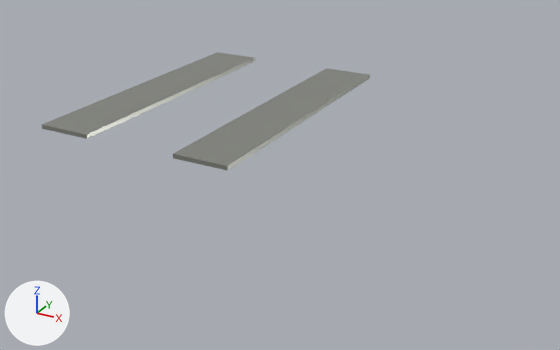
A saved change to the glTF model public/parts/cyl-cover-plate.glb.
Rendered twice from a 50 mm camera at (309.0, -470.0, -25.0) aimed at (58.0, -13.0, -253.0). The lights are fixed; the arrows at lower left show +X, +Y and +Z. The picture after the commit comes second.
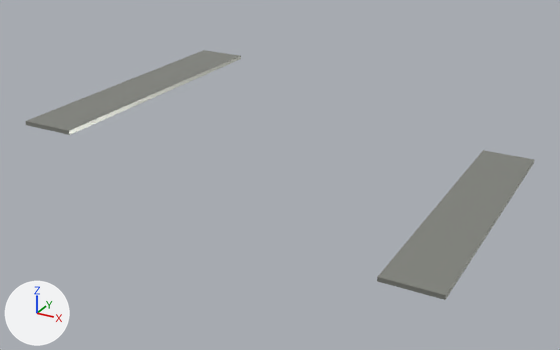
The change in detail:
Object 'Mesh_0' (ob_mesh_0) moves from (55.0, 0.0, -208.0) to (194.0, 0.0, -256.0).
Object 'Mesh_0.001' (ob_mesh_0_001) moves from (-55.0, 0.0, -208.0) to (-70.0, 0.0, -208.0).

What differs and where, as boxes [x1, y1, x2, y2] in the pictures (560 x 350 px):
'Mesh_0', moved
    before: [173, 68, 370, 170]
    after: [377, 150, 534, 300]
'Mesh_0.001', moved
    before: [42, 52, 255, 139]
    after: [25, 50, 241, 135]
